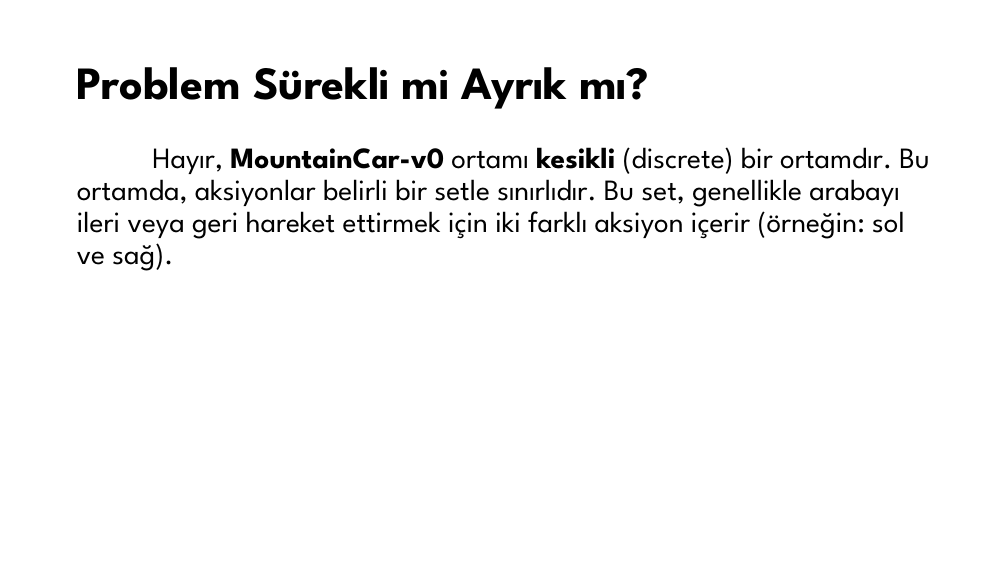
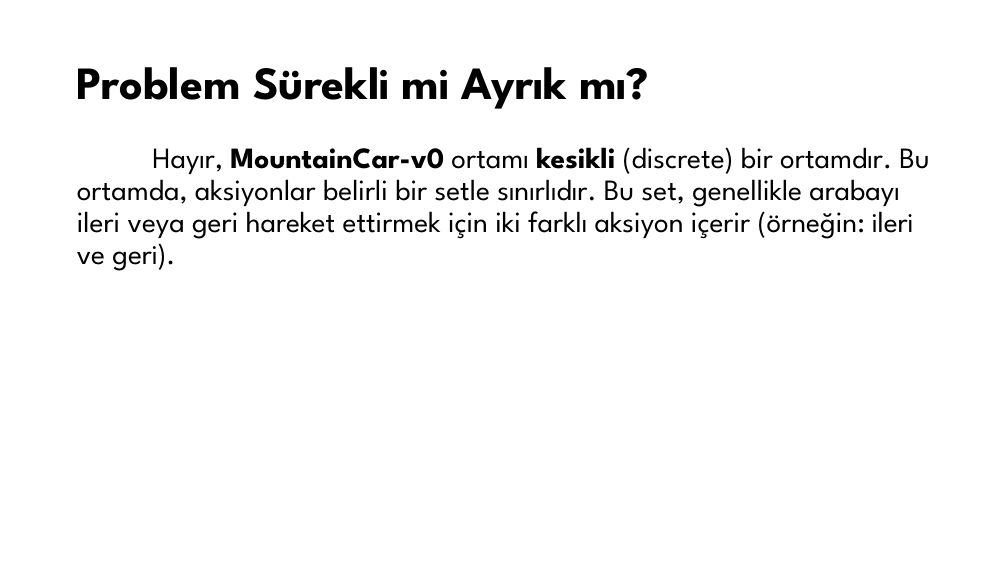
Before and after one commit to emrebasaranCE/robotik-proje, a slide deck: slide 22 of sunum.pptx (slide 21 before the commit). Drawn at 1008x567 pixels with LibreOffice and Linux fonts; fonts in the diff are those of the drawing. Boxes give left, top, right and bottom in pixels: in the first picture for what was removed or moved away, otherwise in the second. Text is boxed around its words. In the diff, an @@ line names an element or a change of style, - is before the commit and + after.

```diff
--- a/sunum.pptx
+++ b/sunum.pptx
@@ text at bbox=[77, 147, 929, 271]: text changed @@
-Hayır, MountainCar-v0 ortamı kesikli (discrete) bir ortamdır. Bu ortamda, aksiyonlar belirli bir setle sınırlıdır. Bu set, genellikle arabayı ileri veya geri hareket ettirmek için iki farklı aksiyon içerir (örneğin: sol ve sağ).
+Hayır, MountainCar-v0 ortamı kesikli (discrete) bir ortamdır. Bu ortamda, aksiyonlar belirli bir setle sınırlıdır. Bu set, genellikle arabayı ileri veya geri hareket ettirmek için iki farklı aksiyon içerir (örneğin: ileri ve geri).
```
Also in this commit, not shown: 2 other slides changed, 2 slides added.
